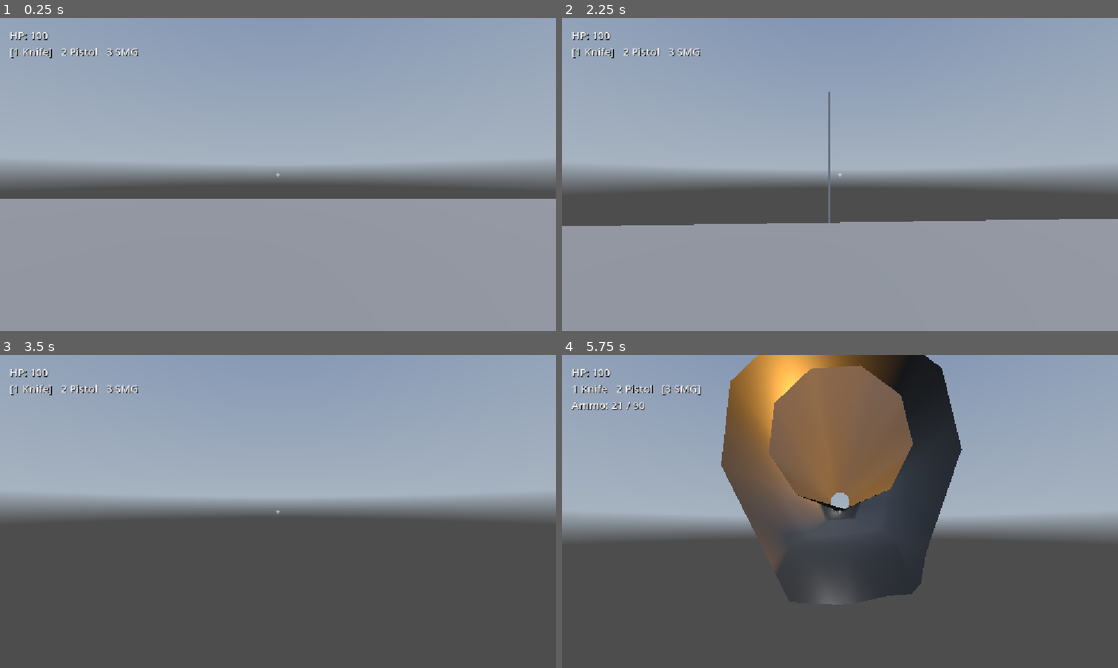
Above: before the commit, frames 1-4 (two rows, left to right).
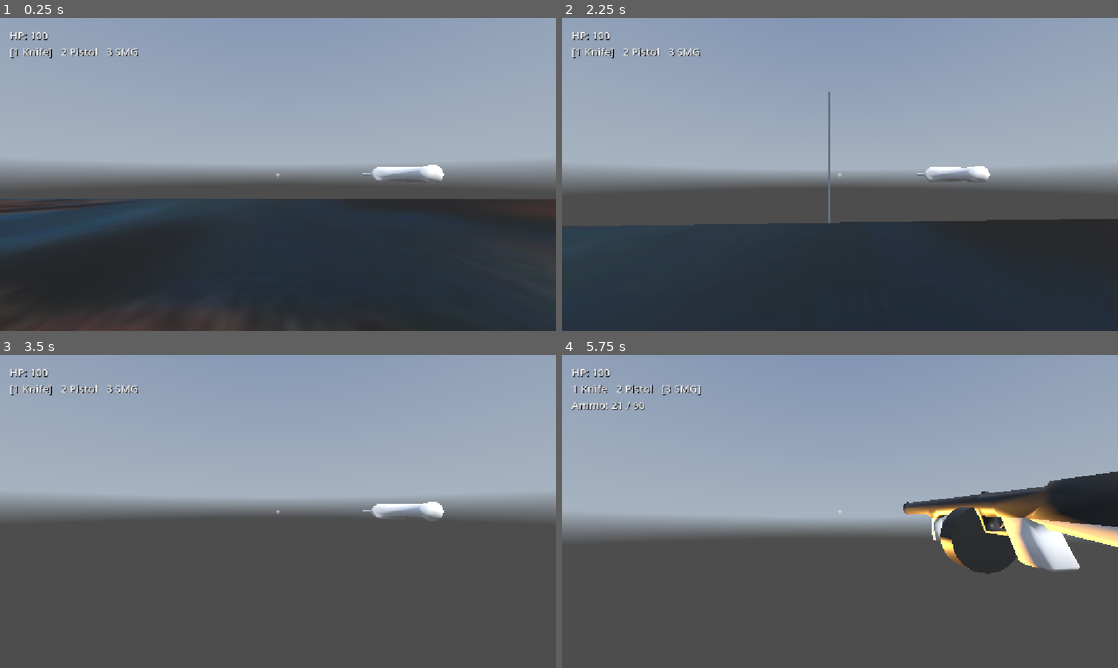
Above: after the commit, the same moments.

Repository: pierogue/damage
Game: Godot game, scene res://main.tscn
The game is run twice, just before and just after one commit, with the same random seed, the same clock (stepped at 60 frames per second) and the same inputs. This scene is started directly instead of the project's main scene. A sky picture missing from this copy of the repository is replaced by a grey-blue gradient.
Inputs (mouse positions are in pixels of both pictures, inside the frame that each line leads up to):
- Up to frame 1 (0.25 s): no input
- Up to frame 2 (2.25 s): tap Enter at 0.5 s; move the mouse to (867, 174) at 0.52 s; press the mouse at (867, 174) at 0.53 s; hold W (move_forward) from 0.53 s (still down); tap Space (jump) at 0.77, 1.52 s; move the mouse to (812, 174) at 1.27 s; release the mouse at (812, 174) at 1.28 s; tap C (crouch) at 1.35 s; move the mouse to (851, 168) at 2.02 s; hold Shift (sprint) from 2.03 s (still down)
- Up to frame 3 (3.5 s): keep holding W (move_forward); move the mouse to (272, 517) at 2.77 s; release Shift (sprint) at 2.78 s; tap 1 (weapon_1) at 2.85 s; click (272, 517) at 2.92 s; tap Space (jump) at 3.02 s
- Up to frame 4 (5.75 s): keep holding W (move_forward); tap Space (jump) at 3.5, 3.77, 4.52, 5 s; move the mouse to (878, 514) at 3.52 s; hold 2 (weapon_2) 3.53-4.28 s; tap Enter at 4.25 s; move the mouse to (795, 508) at 4.27 s; tap 3 (weapon_3) at 4.35 s; move the mouse to (845, 511) at 5.02 s; press the mouse at (845, 511) at 5.03 s

The runs differ from the first frame. In frame 1, 43% of the frame differs, in the area x 0-100%, y 46-100%; in frame 2, 35%; in frame 3, 0.5%; in frame 4, 31%.

Commit message:
fixed smg display

Diff:
--- a/main.tscn
+++ b/main.tscn
@@ -3,6 +3,7 @@
 [ext_resource type="PackedScene" uid="uid://cxayo3ixm3nm8" path="res://enemy.tscn" id="1_0xm2m"]
 [ext_resource type="PackedScene" uid="uid://csvnxwbpljvax" path="res://player.tscn" id="2_h2yge"]
 [ext_resource type="Texture2D" uid="uid://dnruixq7eigxp" path="res://wb.jpg" id="3_1bvp3"]
+[ext_resource type="Texture2D" uid="uid://bgg4ll482pb7m" path="res://photo_2026-03-25_19-19-19.jpg" id="3_272bh"]
 [ext_resource type="Script" uid="uid://btny1guyvk4v5" path="res://noisy_prop.gd" id="3_h2yge"]
 [ext_resource type="Shader" uid="uid://dlnnqic53qaji" path="res://sky.tres" id="4_lquwl"]
 [ext_resource type="Texture2D" uid="uid://wkgi3543vt1e" path="res://kloofendal_48d_partly_cloudy_puresky_2k.exr" id="5_7mycd"]
@@ -10,6 +11,10 @@
 [sub_resource type="NavigationMesh" id="NavigationMesh_4kxuq"]
 vertices = PackedVector3Array(-5.25, 0.5, -5.75, -3.75, 0.5, -5.75, -4, 0.5, -19.5, -19.5, 0.5, -4.75, -5.5, 0.5, -4.75 …(491 unchanged characters)…
 polygons = [PackedInt32Array(2, 1, 0), PackedInt32Array(4, 3, 0), PackedInt32Array(0, 3, 5), PackedInt32Array(0, 5, 2), …(1030 unchanged characters)…
+
+[sub_resource type="StandardMaterial3D" id="StandardMaterial3D_t6vix"]
+albedo_texture = ExtResource("3_272bh")
+albedo_texture_force_srgb = true
 
 [sub_resource type="StandardMaterial3D" id="StandardMaterial3D_onrkg"]
 albedo_texture = ExtResource("3_1bvp3")
@@ -64,6 +69,7 @@
 transform = Transform3D(1, 0, 0, 0, 1, 0, 0, 0, 1, 0, -0.5, 0)
 use_collision = true
 size = Vector3(40, 1, 40)
+material = SubResource("StandardMaterial3D_t6vix")
 
 [node name="Wall1" type="CSGBox3D" parent="NavigationRegion3D" unique_id=767852348]
 transform = Transform3D(1, 0, 0, 0, 1, 0, 0, 0, 1, 0, 1.5, -5)
--- a/player.tscn
+++ b/player.tscn
@@ -33,10 +33,10 @@
 transform = Transform3D(0.1, 0, 0, 0, 0.1, 0, 0, 0, 0.1, 0.4, -0.3, -0.6)
 
 [node name="SMG" parent="Head/Camera3D" unique_id=431689921 instance=ExtResource("3_hqtel")]
-transform = Transform3D(-4.371139e-08, 0, -1, 0, 1, 0, 1, 0, -4.371139e-08, 0, 0, 0)
+transform = Transform3D(-4.371139e-08, 0, -1, 0, 1, 0, 1, 0, -4.371139e-08, 0.387071, 0, -0.799567)
 
 [node name="Knife" parent="Head/Camera3D" unique_id=1830664080 instance=ExtResource("4_sweqy")]
-transform = Transform3D(-4.371139e-08, 0, -1, 0, 1, 0, 1, 0, -4.371139e-08, 0, 0, 0)
+transform = Transform3D(1.9106855e-15, 4.371139e-08, -1, 1, -4.371139e-08, 0, -4.371139e-08, -1, -4.371139e-08, 0.4195119, 0, -0.5662978)
 
 [node name="HitArea" type="Area3D" parent="Head" unique_id=2000273322]
 collision_layer = 0
Binary file added: angry bird.gif
Binary file added: photo_2026-03-25_19-19-19.jpg
Not shown, added: photo_2026-03-25_19-19-19.jpg.import
Not shown, added: doaks.mp4
